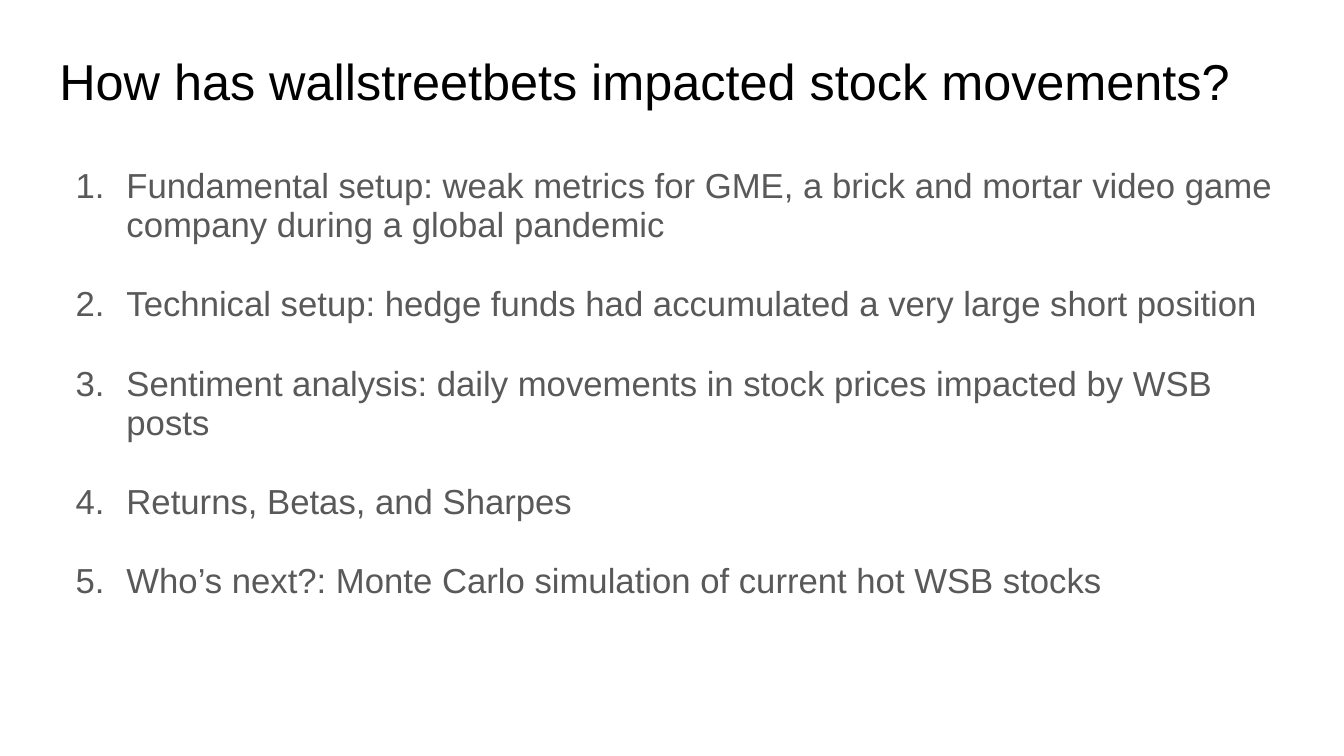
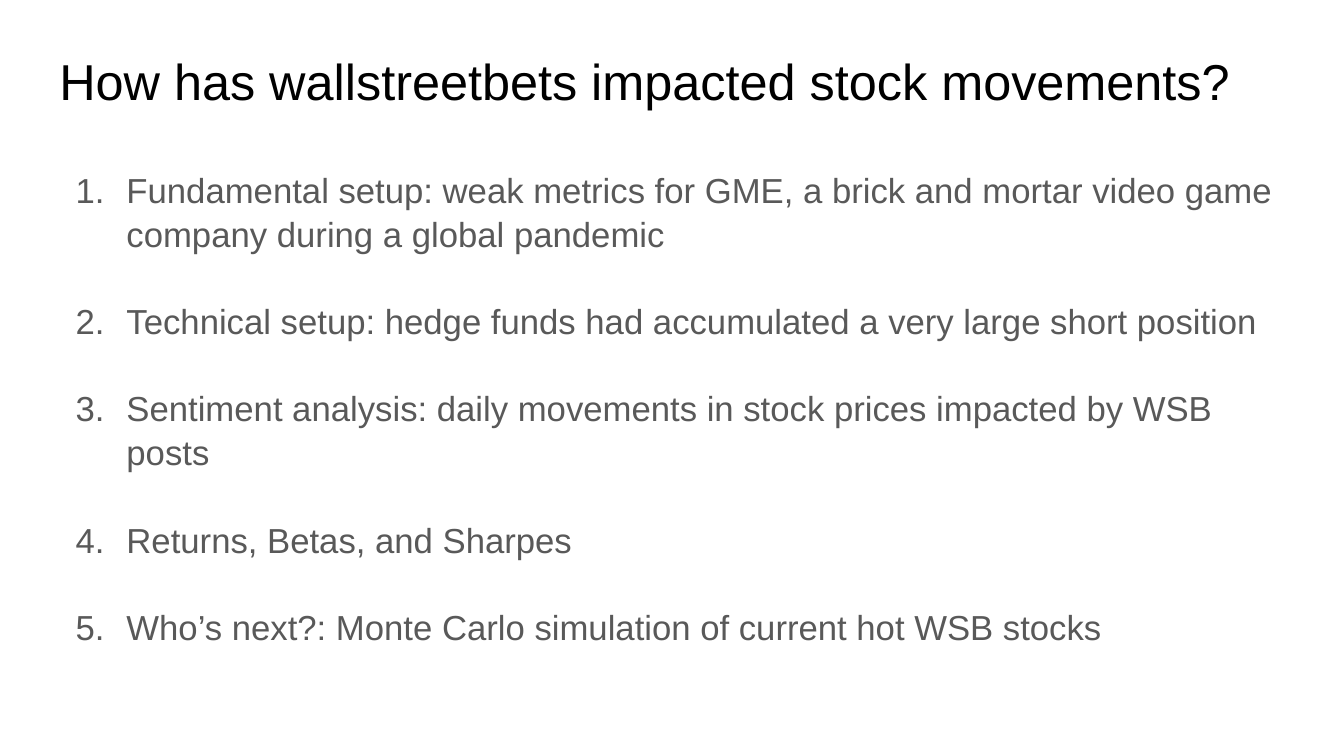
Before and after one commit to vweinblatt123/CF-Project1, a slide deck: slide 2 of CF-Project1.pptx. Drawn at 1344x756 pixels with LibreOffice and Linux fonts; fonts in the diff are those of the drawing. Boxes give left, top, right and bottom in pixels: in the first picture for what was removed or moved away, otherwise in the second. Text is boxed around its words. In the diff, an @@ line names an element or a change of style, - is before the commit and + after.

```diff
--- a/CF-Project1.pptx
+++ b/CF-Project1.pptx
@@ subtitle "Fundamental setup: weak metrics for ..." at (126,178,1272,641): line spacing 0.95 to 1.05 @@
```
Also in this commit, not shown: 1 other slide changed.
